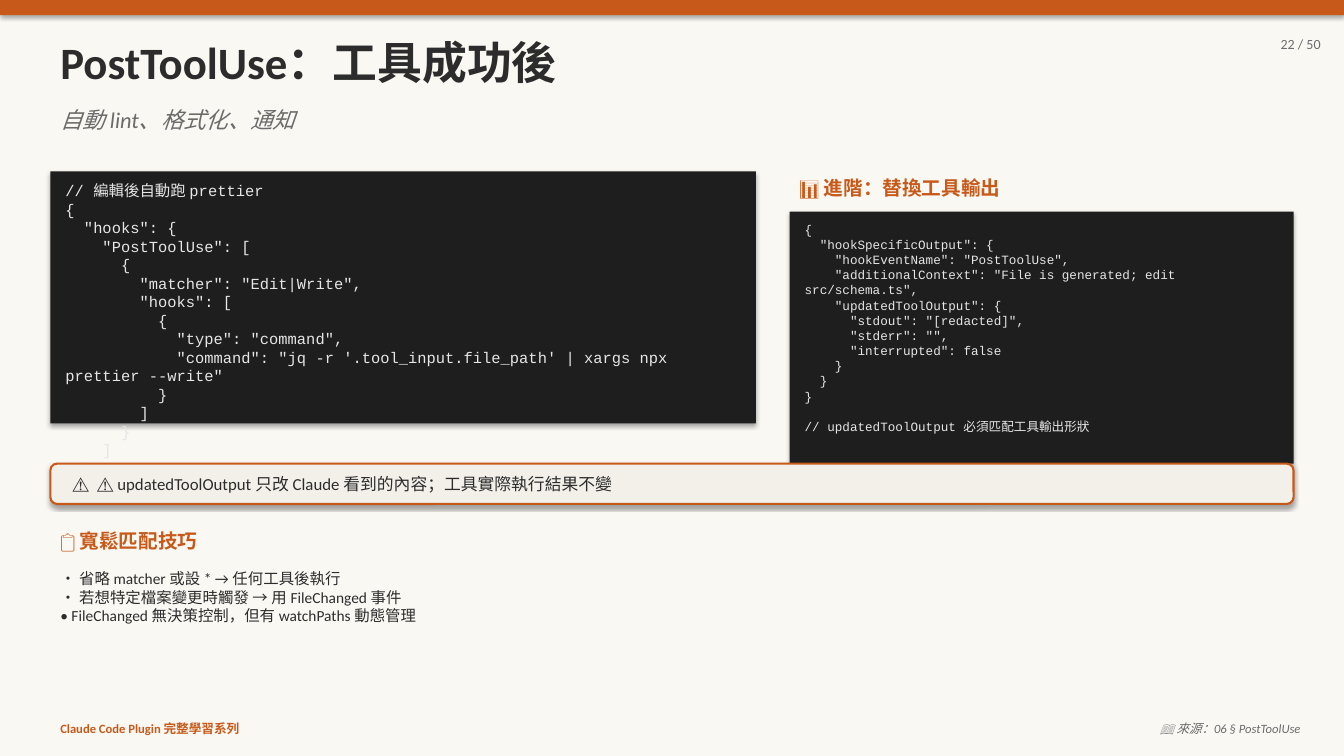
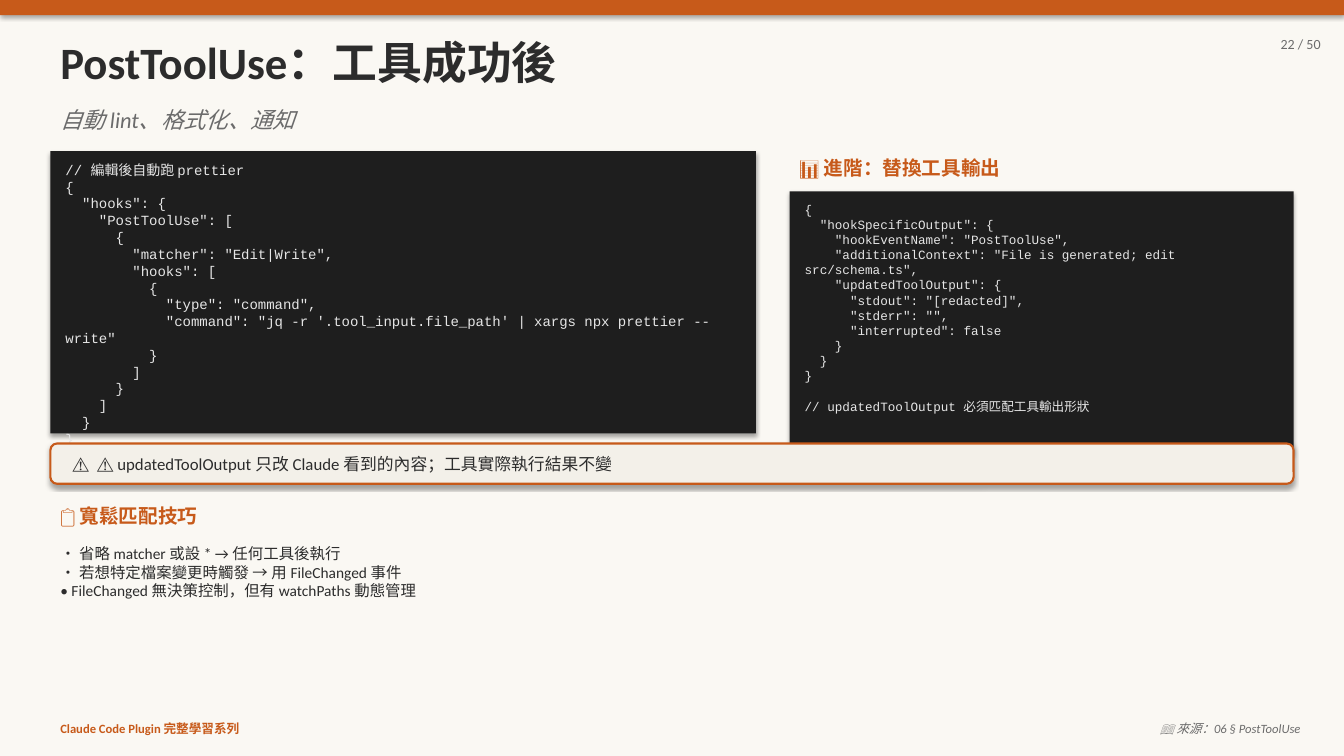
Before and after one commit to kcf7012/pi-proj, a slide deck: slide 22 of 06-hooks.pptx. Drawn at 1344x756 pixels with LibreOffice and Linux fonts; fonts in the diff are those of the drawing. Boxes give left, top, right and bottom in pixels: in the first picture for what was removed or moved away, otherwise in the second. Text is boxed around its words. In the diff, an @@ line names an element or a change of style, - is before the commit and + after.

```diff
--- a/06-hooks.pptx
+++ b/06-hooks.pptx
@@ text "// 編輯後自動跑 prettier": place and size @@
-text "// 編輯後自動跑 prettier" at [65, 183, 668, 384]
+text "// 編輯後自動跑 prettier" at [65, 163, 685, 343]
@@ text "// 編輯後自動跑 prettier" at [65, 163, 685, 343]: size 11 to 10 pt @@
@@ rectangle: place and size @@
-rectangle at [50, 171, 756, 423]
+rectangle at [50, 151, 756, 434]
@@ text "📊 進階：替換工具輸出": place and size @@
-text "📊 進階：替換工具輸出" at [824, 178, 1001, 197]
+text "📊 進階：替換工具輸出" at [824, 158, 1001, 177]
@@ text "{": place and size @@
-text "{" at [805, 240, 1175, 434]
+text "{" at [805, 220, 1175, 414]
@@ rectangle: place and size @@
-rectangle at [789, 212, 1294, 464]
+rectangle at [789, 192, 1294, 454]
@@ rounded rectangle "⚠️ ⚠️ updatedToolOutput 只改 Claude ...": place and size @@
-rounded rectangle "⚠️ ⚠️ updatedToolOutput 只改 Claude ..." at [50, 464, 1294, 504]
+rounded rectangle "⚠️ ⚠️ updatedToolOutput 只改 Claude ..." at [50, 444, 1294, 484]
@@ text "📋 寬鬆匹配技巧": place and size @@
-text "📋 寬鬆匹配技巧" at [80, 531, 198, 550]
+text "📋 寬鬆匹配技巧" at [80, 506, 198, 525]
@@ text "• 省略 matcher 或設 * ...": place and size @@
-text "• 省略 matcher 或設 * ..." at [71, 571, 416, 624]
+text "• 省略 matcher 或設 * ..." at [71, 546, 416, 599]
```
Also in this commit, not shown: 13 other slides changed, 3 other files.
